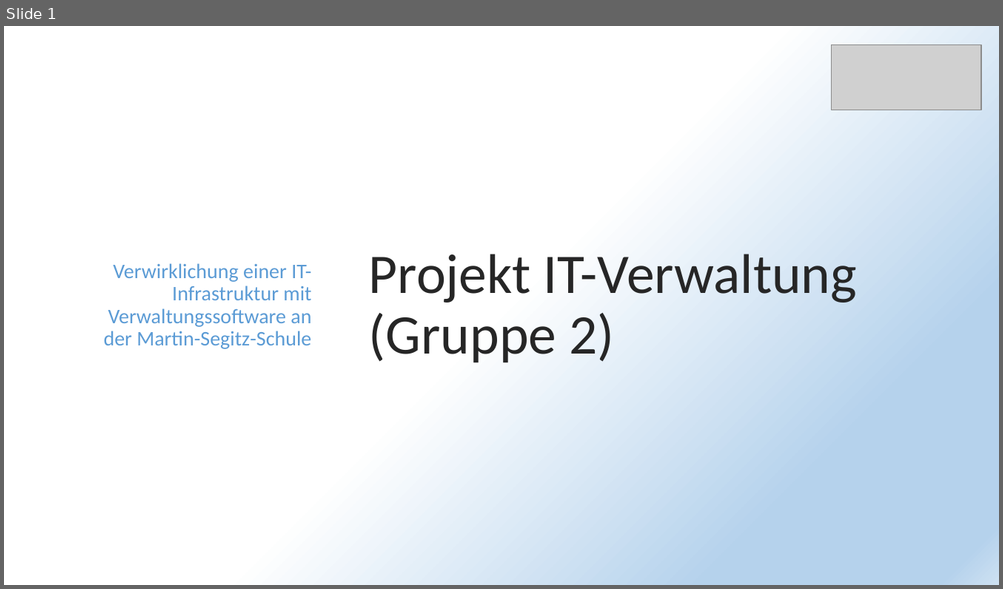
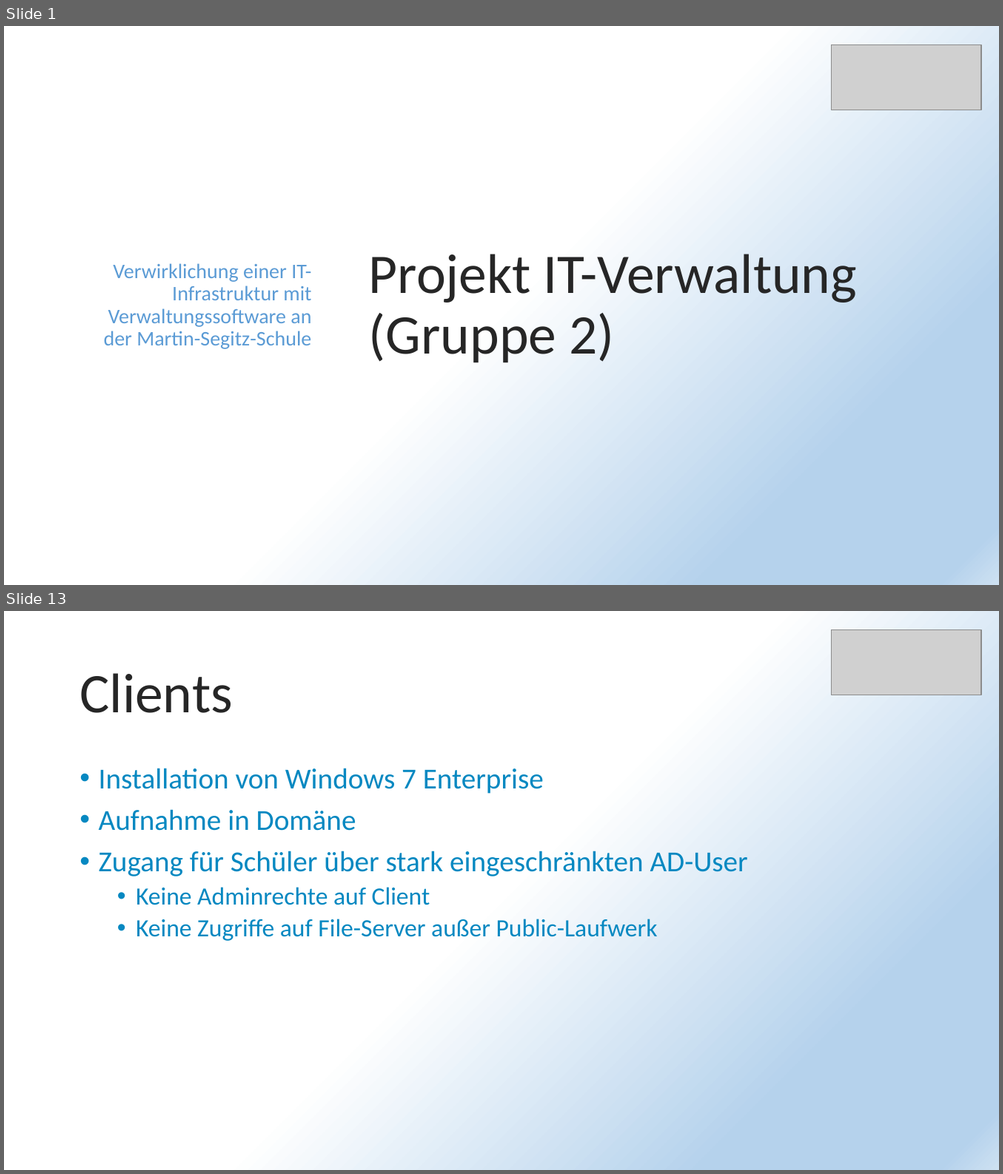
Before and after one commit to PapAnte/g2schoolproject, a slide deck: Projekt IT-Verwaltung.pptx. Shown one above the other, each under a label of ours: slide 1 before the commit, slides 1 and 13 after it; the slides between them are not shown. The pictures are 1003x589 and 1003x1174 pixels, drawn with LibreOffice and Linux fonts; fonts in the diff are those of the drawing; grey boxes stand for pictures. Boxes give left, top, right and bottom in pixels: in the first picture for what was removed or moved away, otherwise in the second. Text is boxed around its words. In the diff, an @@ line names an element or a change of style, - is before the commit and + after.

```diff
--- a/Projekt IT-Verwaltung.pptx
+++ b/Projekt IT-Verwaltung.pptx
@@ slide 13 added at (x1=4, y1=611, x2=999, y2=1170), background gradient #FFFFFF to #B5D2EC to #CEE1F2 @@
@@ picture added at (x1=831, y1=629, x2=981, y2=695) @@
@@ title added at (x1=79, y1=673, x2=232, y2=713), 54 pt, text #262626 @@
+Clients
@@ text added at (x1=99, y1=768, x2=748, y2=941), 28 pt, text #0688C1 @@
+• Installation von Windows 7 Enterprise
+• Aufnahme in Domäne
+• Zugang für Schüler über stark eingeschränkten AD-User
+  • Keine Adminrechte auf Client
+  • Keine Zugriffe auf File-Server außer Public-Laufwerk
```
Also in this commit, not shown: 7 slides changed, 25 other slides added, 21 slides removed.
